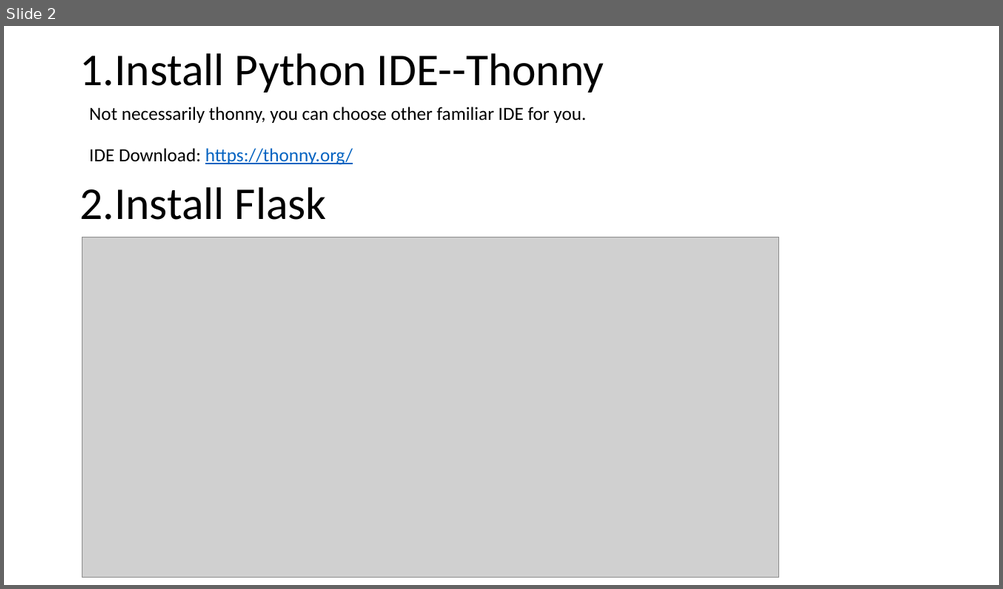
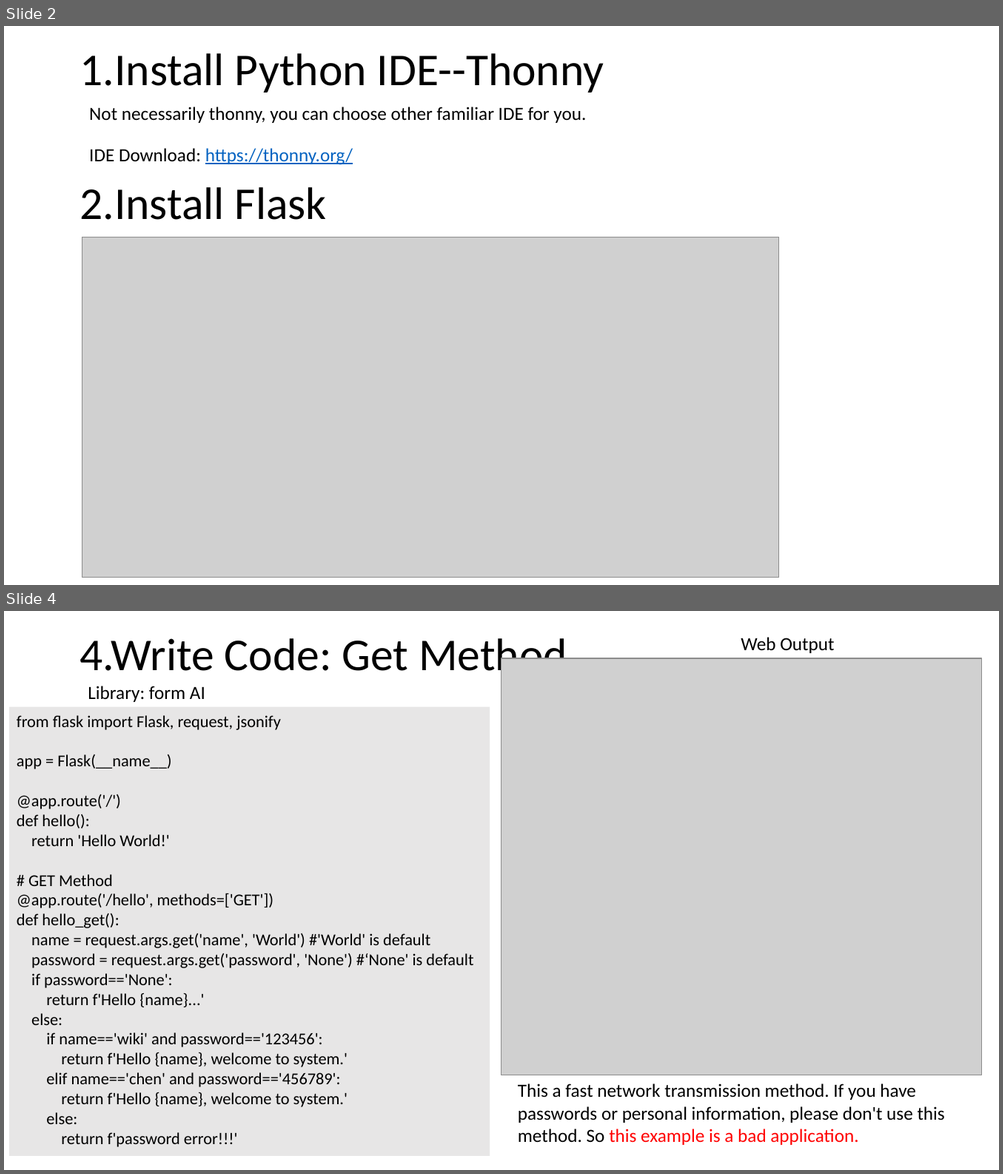
Before and after one commit to Chen-Wi-Ki/FlaskServerTeach, a slide deck: PythonFlask/Teach.pptx. Shown one above the other, each under a label of ours: slide 2 before the commit, slides 2 and 4 after it; the slides between them are not shown. The pictures are 1003x589 and 1003x1174 pixels, drawn with LibreOffice and Linux fonts; fonts in the diff are those of the drawing; grey boxes stand for pictures. Boxes give left, top, right and bottom in pixels: in the first picture for what was removed or moved away, otherwise in the second. Text is boxed around its words. In the diff, an @@ line names an element or a change of style, - is before the commit and + after.

Commit message:
GET Method

```diff
--- a/PythonFlask/Teach.pptx
+++ b/PythonFlask/Teach.pptx
@@ slide 4 added at [4, 611, 999, 1170], background #FFFFFF @@
@@ title added at [79, 638, 567, 681], 44 pt, text #000000 @@
+4.Write Code: Get Method
@@ text added at [740, 637, 834, 653], 18 pt, text #000000 @@
+Web Output
@@ picture added at [501, 659, 982, 1076] @@
@@ text added at [88, 686, 205, 702], 18 pt, text #000000 @@
+Library: form AI
@@ rectangle added at [9, 707, 489, 1156], fill #E7E6E6, 16 pt, text #000000 @@
+from flask import Flask, request, jsonify
+app = Flask(__name__)
+@app.route('/')
+def hello():
+return 'Hello World!'
+# GET Method
+@app.route('/hello', methods=['GET'])
+def hello_get():
+name = request.args.get('name', 'World') #'World' is default
+password = request.args.get('password', 'None') #‘None' is default
+if password=='None':
+return f'Hello {name}...'
+else:
+if name=='wiki' and password=='123456':
+return f'Hello {name}, welcome to system.'
+elif name=='chen' and password=='456789':
+return f'Hello {name}, welcome to system.'
+else:
+return f'password error!!!'
@@ text added at [518, 1084, 945, 1145], 18 pt, text #000000 @@
+This a fast network transmission method. If you have passwords or personal information, please don't use this method. So this example is a bad application.
```
Also in this commit, not shown: 1 slide changed, 1 other slide added, 1 other file.
